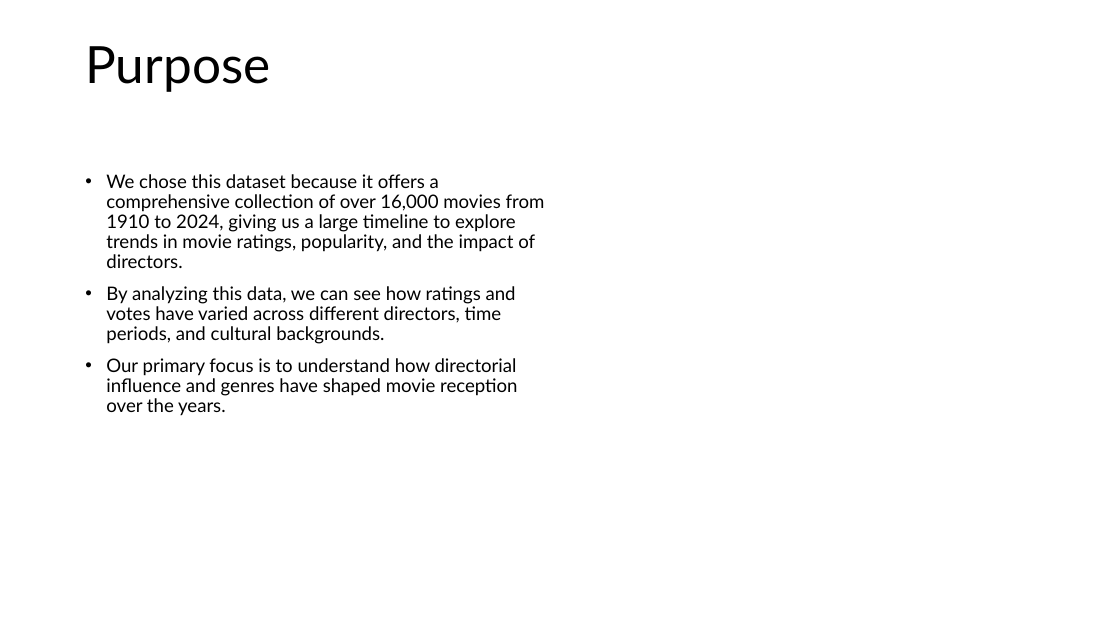
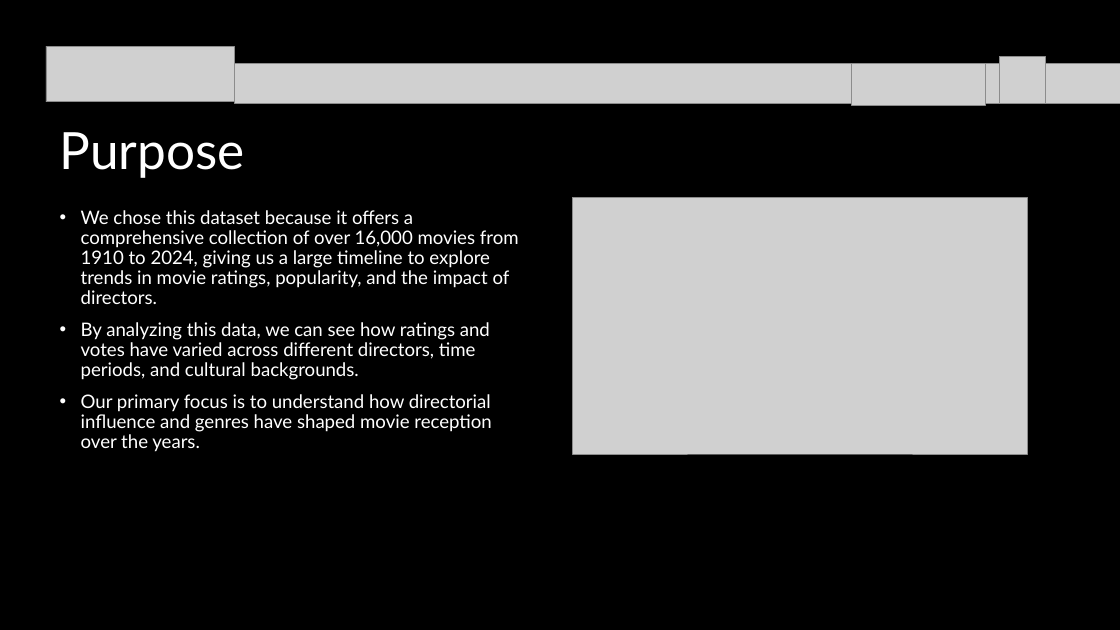
Before and after one commit to ajmonte0920/BootCamp24-project-4-group-08, a slide deck: slide 3 of Project 4_Group 8_Slide Deck.pptx (slide 6 before the commit). Drawn at 1120x630 pixels with LibreOffice and Linux fonts; fonts in the diff are those of the drawing; grey boxes stand for pictures. Boxes give left, top, right and bottom in pixels: in the first picture for what was removed or moved away, otherwise in the second. Text is boxed around its words. In the diff, an @@ line names an element or a change of style, - is before the commit and + after.

```diff
--- a/Project 4_Group 8_Slide Deck.pptx
+++ b/Project 4_Group 8_Slide Deck.pptx
@@ background #FFFFFF to #000000 @@
@@ picture added at <box>46,46,234,102</box> @@
@@ picture added at <box>999,56,1045,103</box> @@
@@ picture added at <box>234,64,1120,103</box> @@
@@ picture added at <box>852,64,986,105</box> @@
@@ title "Purpose" at <box>60,132,245,178</box>: text colour #000000 to #FFFFFF @@
@@ title "Purpose": place and size @@
-title "Purpose" at <box>85,46,270,92</box>
+title "Purpose" at <box>60,132,245,178</box>
@@ text "We chose this dataset because ...": place and size @@
-text "We chose this dataset because ..." at <box>106,174,545,416</box>
+text "We chose this dataset because ..." at <box>81,210,519,452</box>
@@ text "We chose this dataset because ..." at <box>81,210,519,452</box>: text colour #000000 to #FFFFFF @@
@@ picture added at <box>572,197,1028,454</box> @@
```
Also in this commit, not shown: 9 other slides changed, 2 slides removed, 6 other files.
